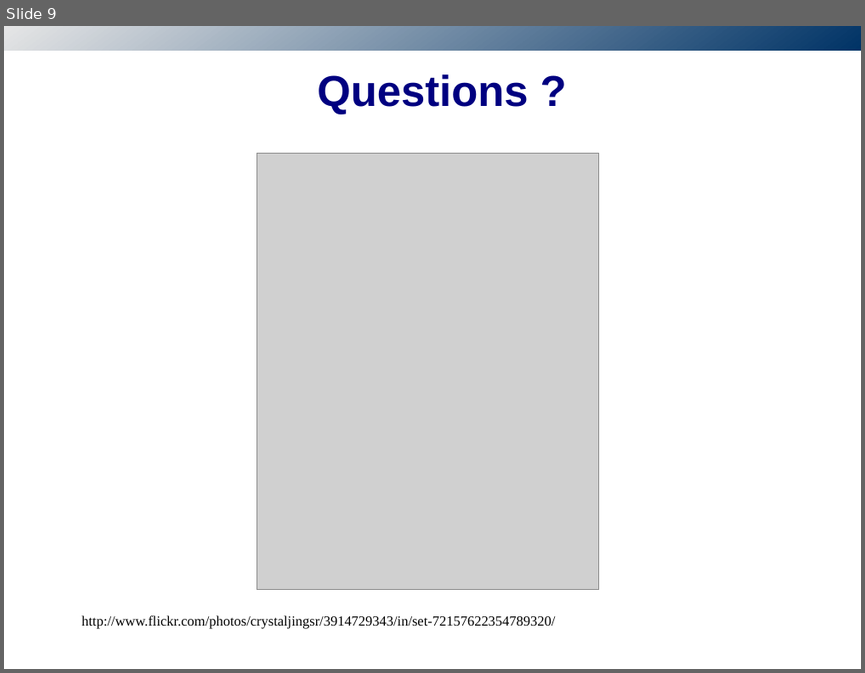
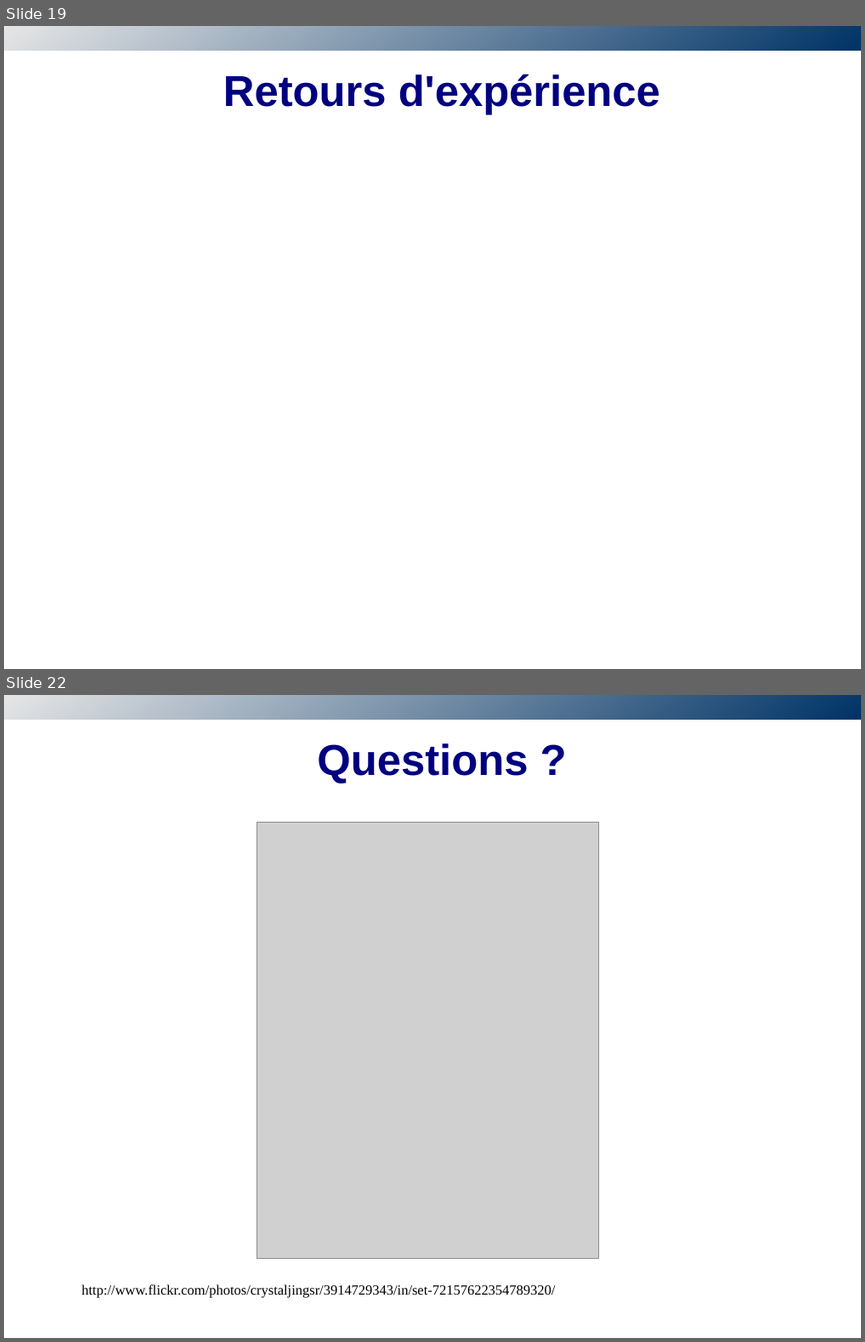
Before and after one commit to obazoud/spring-batch-sug, a slide deck: presentation/SUG-SpringBatch.odp. Shown one above the other, each under a label of ours: slide 9 before the commit, slides 19 and 22 after it; the slides between them are not shown. The pictures are 865x673 and 865x1342 pixels, drawn with LibreOffice and Linux fonts; fonts in the diff are those of the drawing; grey boxes stand for pictures; background and template pictures are left out. Boxes give left, top, right and bottom in pixels: in the first picture for what was removed or moved away, otherwise in the second. Text is boxed around its words. In the diff, an @@ line names an element or a change of style, - is before the commit and + after.

Commit message:
Add empty slides with title only

```diff
--- a/presentation/SUG-SpringBatch.odp
+++ b/presentation/SUG-SpringBatch.odp
@@ slide 19 added at [4, 26, 861, 669], background #FFFFFF; not listed: 1 template element that a slide beside it also shows @@
@@ title added at [223, 74, 660, 114], 40 pt, text #000080, bold @@
+Retours d'expérience
@@ what was slide 9 is now slide 22 @@
```
Also in this commit, not shown: 1 slide changed, 17 other slides added, 5 slides removed.
